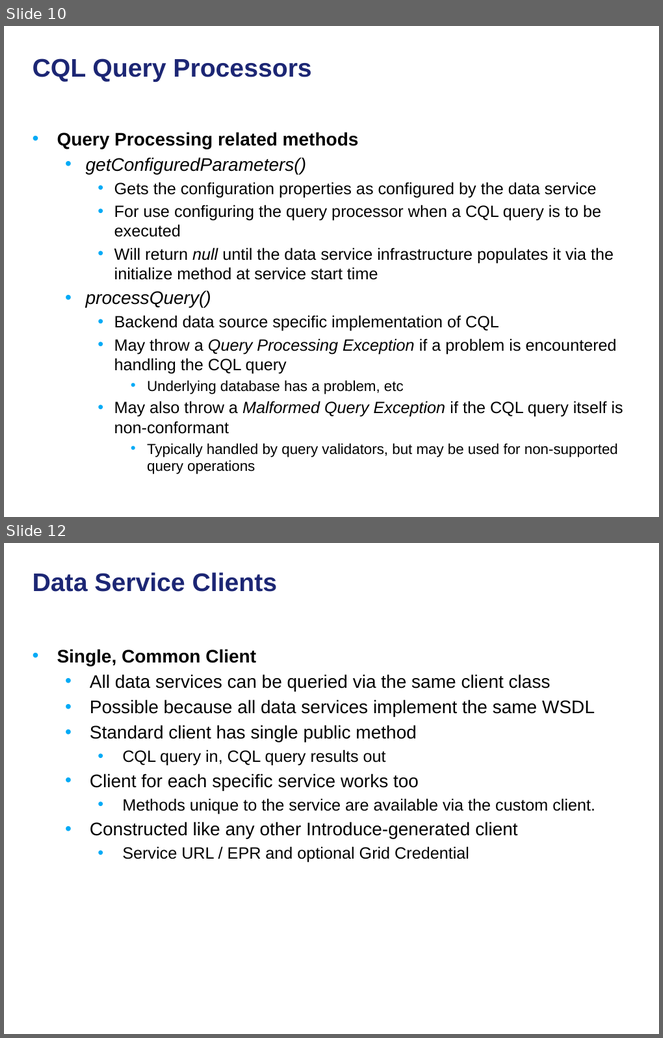
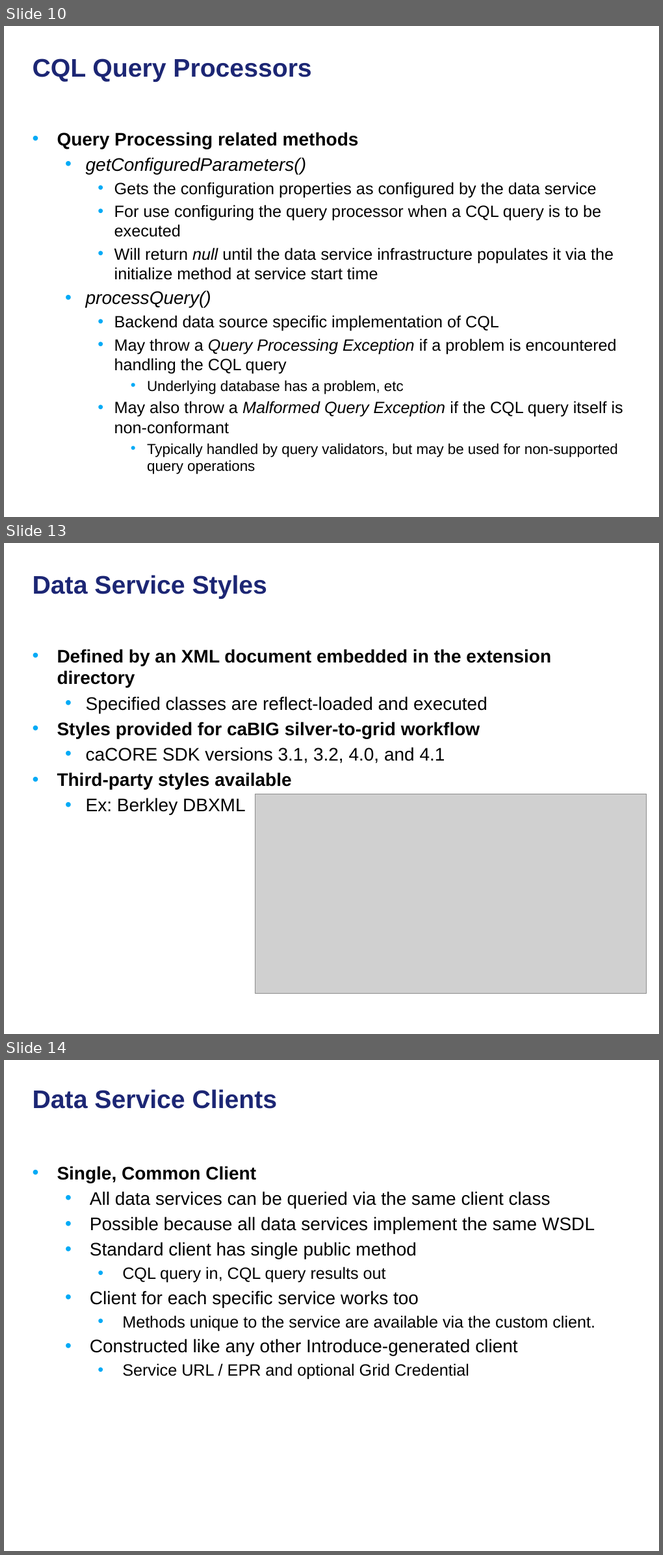
Before and after one commit to NCIP/cagrid-docs, a slide deck: presentations/200906_Novartis/caGrid Data Services.pptx. Shown one above the other, each under a label of ours: slides 10 and 12 before the commit, slides 10, 13 and 14 after it; the slides between them are not shown. The pictures are 663x1038 and 663x1555 pixels, drawn with LibreOffice and Linux fonts; fonts in the diff are those of the drawing; grey boxes stand for pictures; background and template pictures are left out. Boxes give left, top, right and bottom in pixels: in the first picture for what was removed or moved away, otherwise in the second. Text is boxed around its words. In the diff, an @@ line names an element or a change of style, - is before the commit and + after.

```diff
--- a/presentations/200906_Novartis/caGrid Data Services.pptx
+++ b/presentations/200906_Novartis/caGrid Data Services.pptx
@@ slide 13 added at box(4, 543, 659, 1034), background picture (left out) @@
@@ title added at box(33, 575, 267, 599), 28 pt, text #1C2674, bold @@
+Data Service Styles
@@ text added at box(57, 649, 551, 815), 20 pt, text #000000, bold @@
+• Defined by an XML document embedded in the extension directory
+  • Specified classes are reflect-loaded and executed
+• Styles provided for caBIG silver-to-grid workflow
+  • caCORE SDK versions 3.1, 3.2, 4.0, and 4.1
+• Third-party styles available
+  • Ex: Berkley DBXML
@@ picture added at box(255, 794, 646, 993) @@
@@ what was slide 12 is now slide 14 @@
```
Also in this commit, not shown: 2 slides changed, 1 other slide added.
